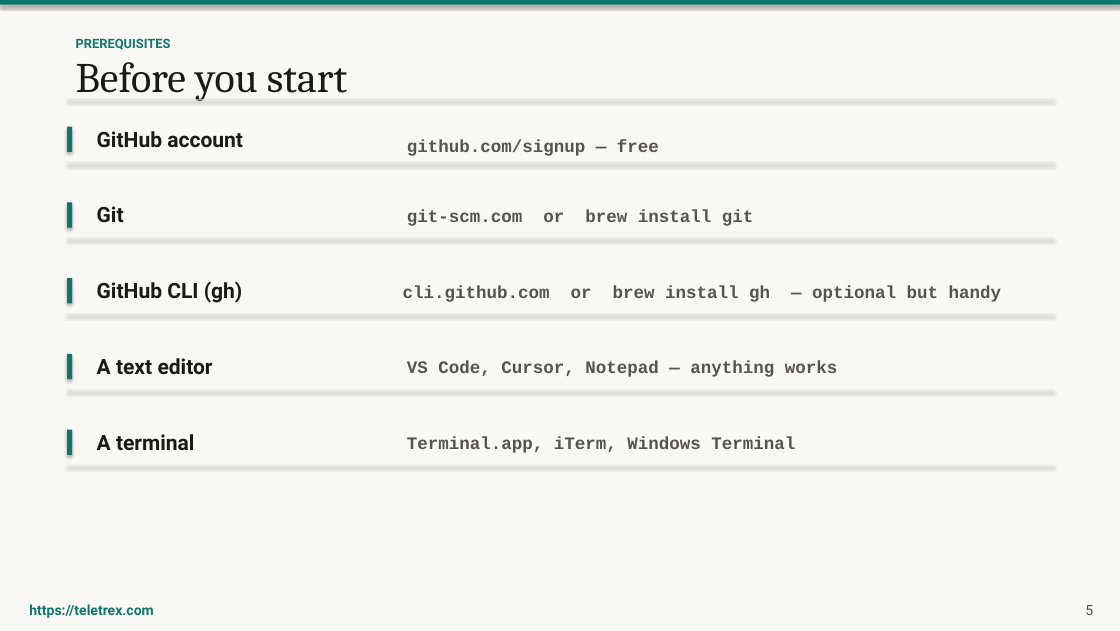
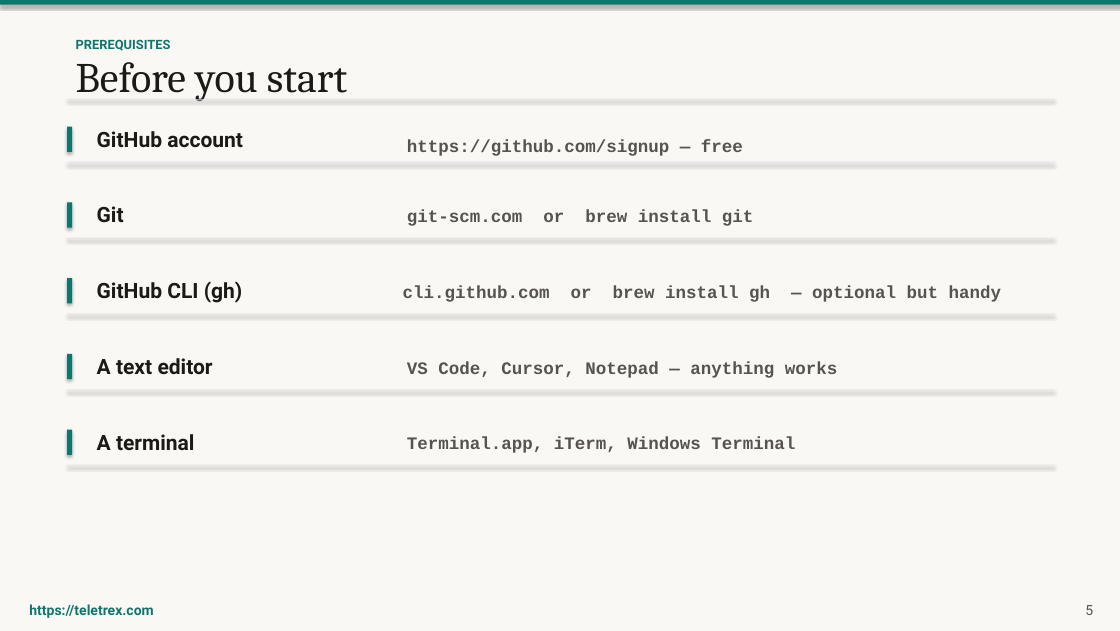
Before and after one commit to louisroehrs/github-pages-training, a slide deck: slide 5 of GitHub-Pages-Training.pptx. Drawn at 1120x631 pixels with LibreOffice and Linux fonts; fonts in the diff are those of the drawing. Boxes give left, top, right and bottom in pixels: in the first picture for what was removed or moved away, otherwise in the second. Text is boxed around its words. In the diff, an @@ line names an element or a change of style, - is before the commit and + after.

```diff
--- a/GitHub-Pages-Training.pptx
+++ b/GitHub-Pages-Training.pptx
@@ text at <box>407,140,743,156</box>: text changed @@
-github.com/signup — free
+https://github.com/signup — free
```
Also in this commit, not shown: 7 other slides changed, 2 slides added, 3 other files.
